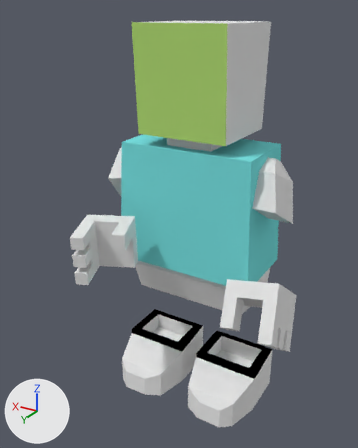
What one commit did to the Blender file add-ins/player_survivor/models/mmelee fire animations.blend.
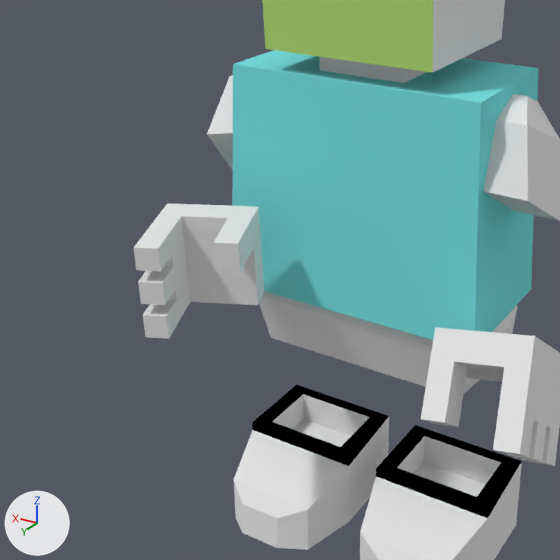
Each version is shown whole from a 50 mm camera at (-1.488, 2.757, 2.618) aimed at (-0.004, 0.285, 1.382), then close up on the part from 0% to 82% of the width and 24% to 90% of the height. Arrows for +X, +Y and +Z are at lower left; the lights stay in place. Both versions are drawn at frame 78 of the action 'RightHandAction'; the numbers are the values there.

The older version as bpy lines, for what is in view:
```python
me_mesh_011 = bpy.data.meshes.new('Mesh.011')
me_mesh_011.from_pydata(...)  # 144 vertices, 48 faces; spans x -0.211..0.253, y 0.131..0.443, z -0.351..0.25
me_mesh_011.polygons.foreach_set('use_smooth', [True] * 48)
# faces by material slot: [30, 6, 12]
me_mesh_011.materials.append(mat_brickside)  # its picture is missing
me_mesh_011.materials.append(mat_black50)  # its picture is missing
me_mesh_011.materials.append(mat_black25)  # its picture is missing
me_mesh_036 = bpy.data.meshes.new('Mesh.036')
me_mesh_036.from_pydata(...)  # 66 vertices, 22 faces; spans x -0.485..0.485, y -0.458..0.614, z -0.494..0.02
me_mesh_036.polygons.foreach_set('use_smooth', [True] * 22)
# faces by material slot: [10, 12]
me_mesh_036.materials.append(mat_brickside)  # its picture is missing
me_mesh_036.materials.append(mat_decal)  # cyan #78e1e1
ob_chest = bpy.data.objects.new('chest', me_mesh_036)
ob_chest.parent = ob_chest100
ob_chest.location = (0.0, 0.0, 0.0)
ob_righthand = bpy.data.objects.new('RightHand', None)
ob_righthand.parent = ob_rightarm
ob_righthand.location = (0.198, -0.115, -0.537)
ob_righthand.rotation_euler = (-0.249, 0.053, -1.332)  # degrees (-14, 3, -76)
ob_rshoe = bpy.data.objects.new('RShoe', me_mesh_011)
ob_rshoe.parent = ob_rshoe100
ob_rshoe.location = (0.0, 0.0, 0.0)
# also in view: 'Rarm' at (0.423, 0.07, 1.583); 'pants' at (0.0, -0.011, 0.936); 'LShoe' at (-0.293, 0.101, 0.15); 'Rhand' at (0.359, 0.588, 1.24); 'HeadSkin' at (0.0, -0.001, 2.153)
```
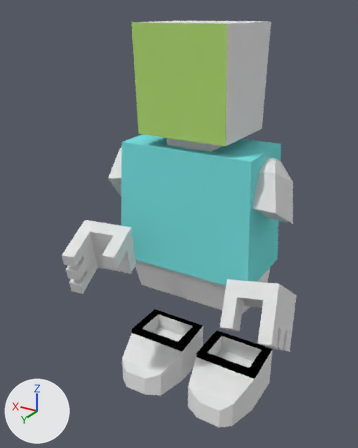
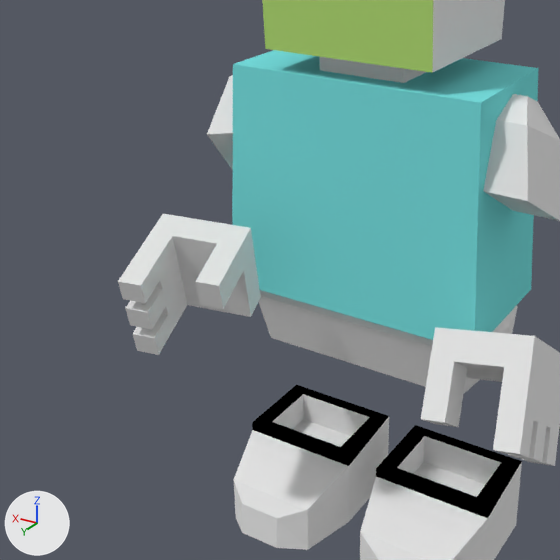
ob_righthand is not drawn itself; it is the parent of ob_rhand100, ob_rhook100, ob_rhand100box, ob_mount0.

Location of each change, (x1, y1, x2, y2) in pixels of the close-ups (560 x 560 px):
'Rhand', turned
    before: (134, 203, 264, 339)
    after: (118, 214, 261, 355)

Edits to the bpy script that builds the scene:
```text
Change ob_righthand:
    ob_righthand.rotation_euler: (-0.249, 0.053, -1.332) -> (-0.529, -0.0426, -1.434)  # degrees (-14, 3, -76) -> degrees (-30, -2.4, -82)
```
